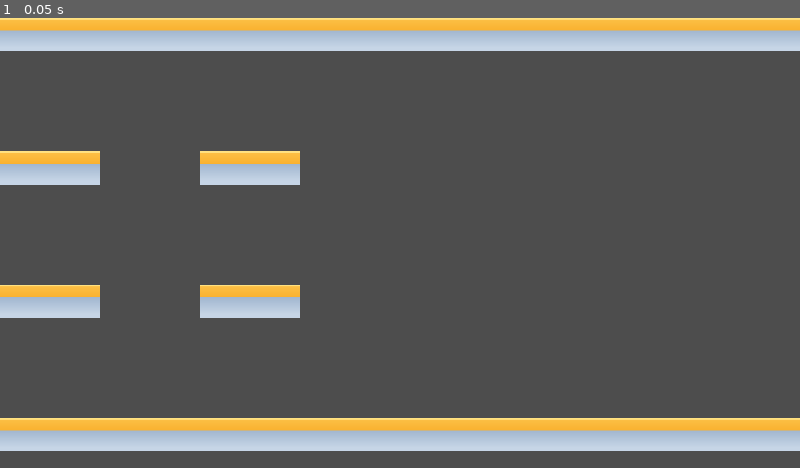
Above: before the commit, frame 1.
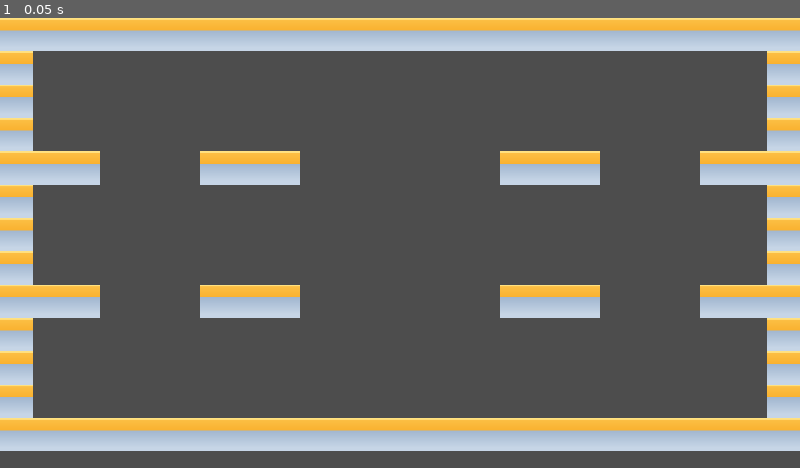
Above: after the commit, the same moment.

Repository: the-g-force/GGJ24
Game: Godot game, scene res://world/world.tscn
Two runs of this game, one before a commit and one after it. Both use one fixed random seed, a clock stepped at 60 frames per second and the inputs below.
Inputs:
- Up to frame 1 (0.05 s): no input

The runs differ from the first frame. In frame 1, 9.2% of the frame differs, in the area x 0-100%, y 7-89%.

Commit message:
Separate spawn points

Diff:
--- a/project/world/world.gd
+++ b/project/world/world.gd
@@ -1,12 +1,17 @@
 extends Node2D
+
+const MAX_PLAYER_INDEX := 3
 
 var _players_joined : Array[int] = []
 
+@onready var _spawn_point_parent := $SpawnPoints
 
 func _input(event:InputEvent)->void:
 	if event is InputEventJoypadButton and event.is_pressed():
-		if not _players_joined.has(event.device):
-			_add_player(event.device)
+		var player_index := event.device
+		if player_index <= MAX_PLAYER_INDEX \
+			and not _players_joined.has(player_index):
+			_add_player(player_index)
 
 
 func _add_player(id:int)->void:
@@ -14,5 +19,6 @@
 
 	var player := preload("res://player/player.tscn").instantiate()
 	add_child(player)
-	player.global_position = $SpawnPoint.global_position
+	var spawn_point := _spawn_point_parent.get_children()[id]
+	player.global_position = spawn_point.global_position
 	player.id = id
--- a/project/world/world.tscn
+++ b/project/world/world.tscn
@@ -22,7 +22,18 @@
 [node name="TileMap" type="TileMap" parent="."]
 tile_set = SubResource("TileSet_qknjb")
 format = 2
-layer_0/tile_data = PackedInt32Array(786432, 0, 0, 786433, 0 …(669 unchanged characters)… 524294, 0, 0, 524295, 0, 0, 524296, 0, 0)
+layer_0/tile_data = PackedInt32Array(786432, 0, 0, 786433, 0 …(669 unchanged characters)… 524294, 0, 0, 524295, 0, 0, 524296, 0, 0, 262167, 0, 0, 262166, 0, 0, 262165, 0, 0, 262161, 0, 0, 262160, 0, 0, 262159, 0, 0, 524303, 0, 0, 524304, 0, 0, 524305, 0, 0, 524309, 0, 0, 524310, 0, 0, 524311, 0, 0, 720896, 0, 0, 655360, 0, 0, 589824, 0, 0, 458752, 0, 0, 393216, 0, 0, 327680, 0, 0, 196608, 0, 0, 131072, 0, 0, 65536, 0, 0, 65559, 0, 0, 131095, 0, 0, 196631, 0, 0, 393239, 0, 0, 458775, 0, 0, 327703, 0, 0, 589847, 0, 0, 655383, 0, 0, 720919, 0, 0)
 
-[node name="SpawnPoint" type="Marker2D" parent="."]
-position = Vector2(344, 890)
+[node name="SpawnPoints" type="Node" parent="."]
+
+[node name="SpawnPoint" type="Marker2D" parent="SpawnPoints"]
+position = Vector2(150, 317)
+
+[node name="SpawnPoint2" type="Marker2D" parent="SpawnPoints"]
+position = Vector2(1741, 317)
+
+[node name="SpawnPoint3" type="Marker2D" parent="SpawnPoints"]
+position = Vector2(156, 637)
+
+[node name="SpawnPoint4" type="Marker2D" parent="SpawnPoints"]
+position = Vector2(1749, 639)
